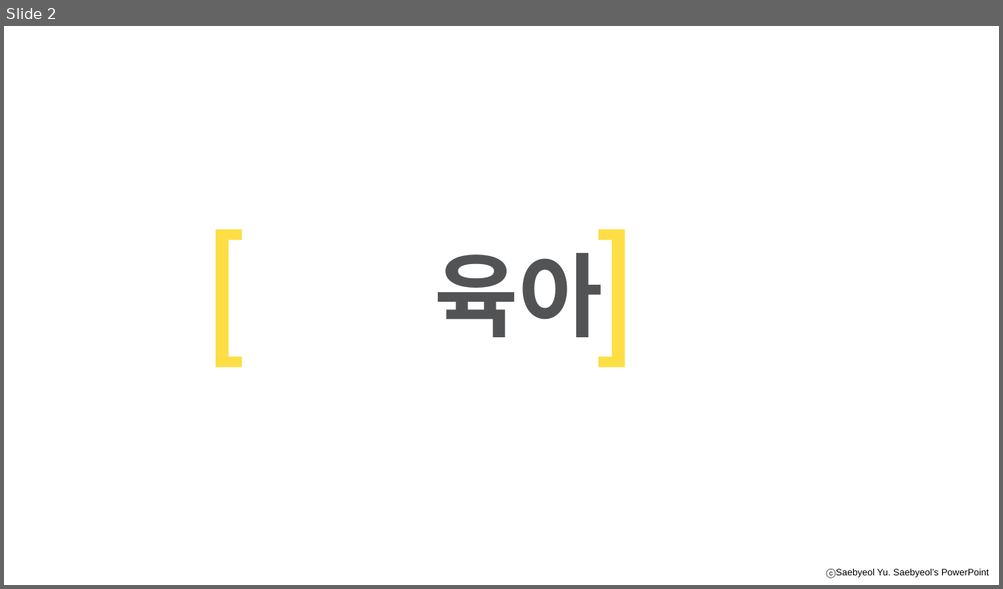
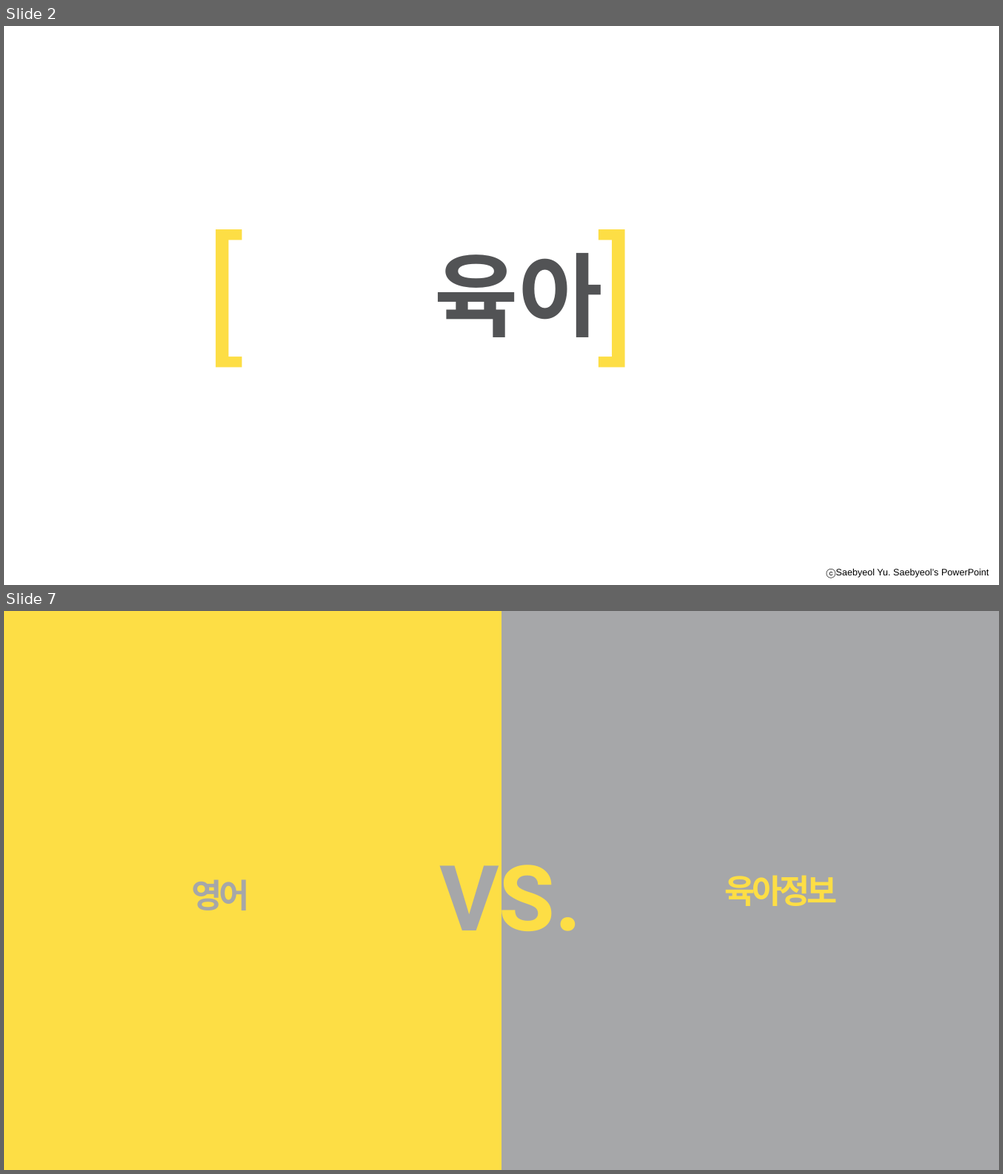
Before and after one commit to yonggyu01/mybabyari, a slide deck: 이거로할까.pptx. Shown one above the other, each under a label of ours: slide 2 before the commit, slides 2 and 7 after it; the slides between them are not shown. The pictures are 1003x589 and 1003x1174 pixels, drawn with LibreOffice and Linux fonts; fonts in the diff are those of the drawing; background and template pictures are left out. Boxes give left, top, right and bottom in pixels: in the first picture for what was removed or moved away, otherwise in the second. Text is boxed around its words. In the diff, an @@ line names an element or a change of style, - is before the commit and + after.

```diff
--- a/이거로할까.pptx
+++ b/이거로할까.pptx
@@ slide 7 added at bbox=[4, 611, 999, 1170], background #A6A7A9; not listed: 1 template element that a slide beside it also shows @@
@@ rectangle added at bbox=[4, 611, 502, 1170], fill #FDDE45 @@
@@ text added at bbox=[439, 847, 581, 951], 88 pt, text #FDDE45, bold @@
+VS.
@@ text added at bbox=[724, 875, 836, 906], 32 pt, text #FDDE45, bold @@
+육아정보
@@ text added at bbox=[191, 880, 249, 911], 32 pt, text #A6A7A9, bold @@
+영어
@@ rectangle added at bbox=[819, 1151, 999, 1170], fill #A6A7A9 @@
```
Also in this commit, not shown: 17 slides changed, 11 other slides added, 4 slides removed.
